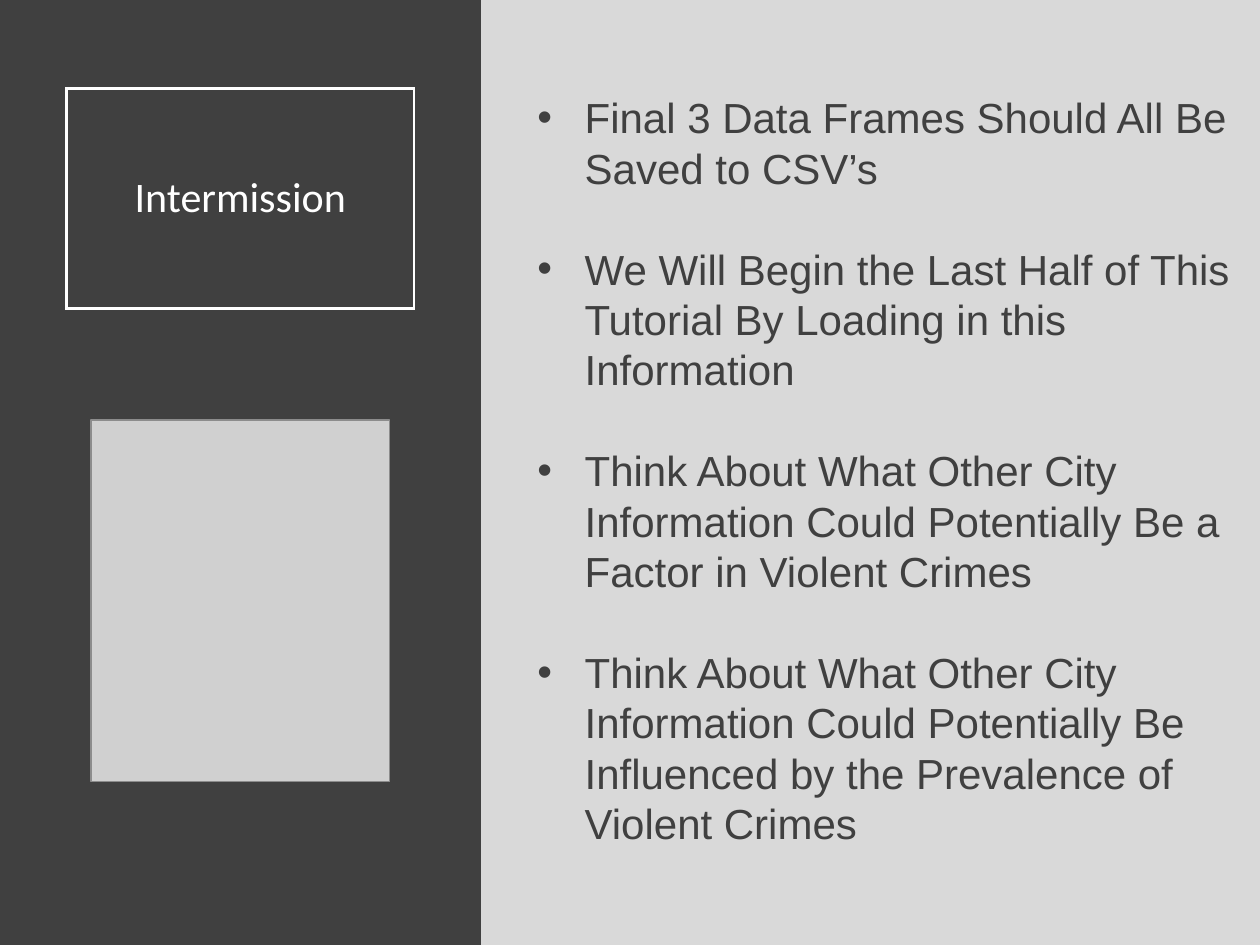
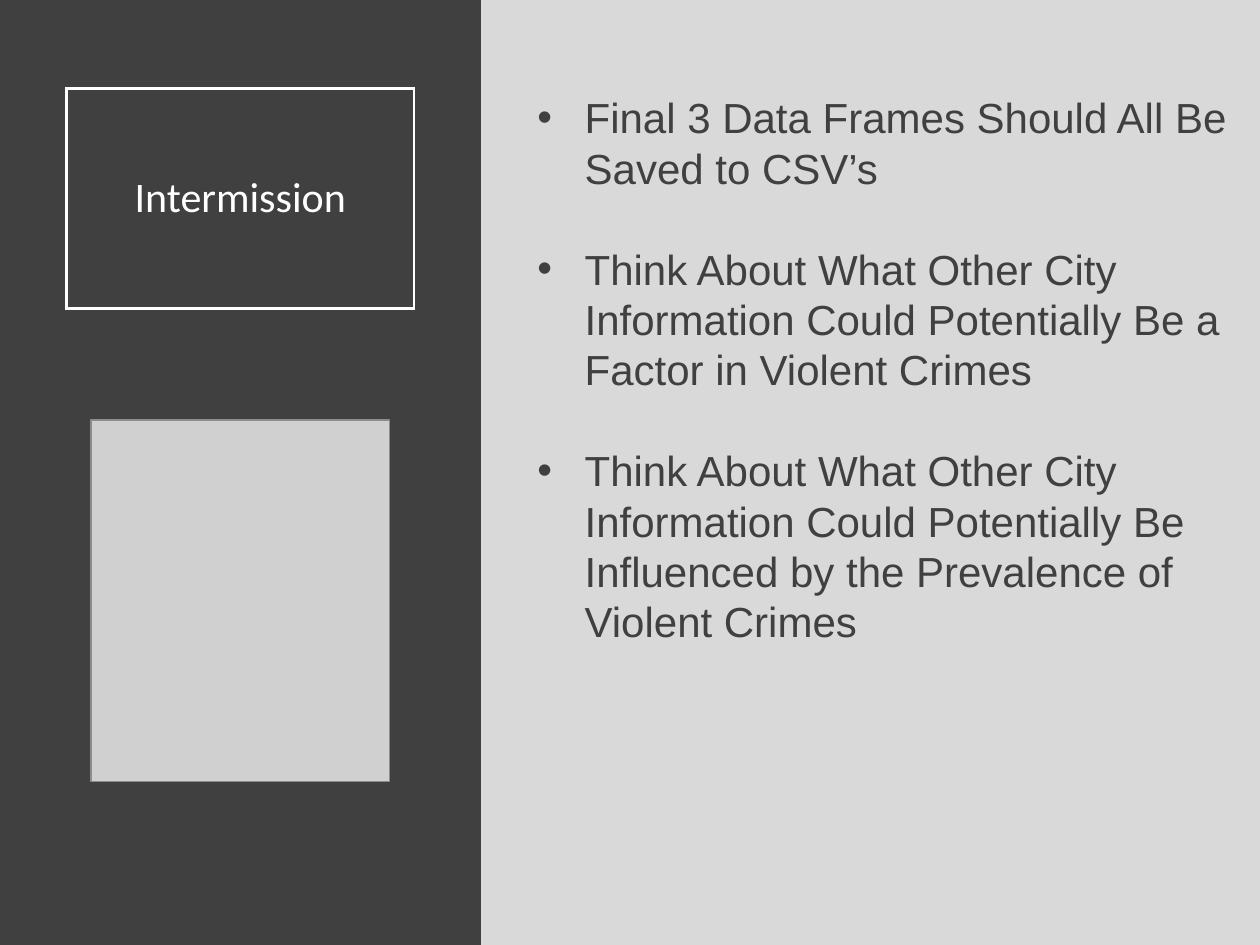
Before and after one commit to SuperMarioGiacomazzo/STOR320_WEBSITE, a slide deck: slide 17 of Lecture/Web Scraping 1/Web_Scraping_1_Lecture.pptx. Drawn at 1260x945 pixels with LibreOffice and Linux fonts; fonts in the diff are those of the drawing; grey boxes stand for pictures. Boxes give left, top, right and bottom in pixels: in the first picture for what was removed or moved away, otherwise in the second. Text is boxed around its words. In the diff, an @@ line names an element or a change of style, - is before the commit and + after.

```diff
--- a/Lecture/Web Scraping 1/Web_Scraping_1_Lecture.pptx
+++ b/Lecture/Web Scraping 1/Web_Scraping_1_Lecture.pptx
@@ text at bbox=[585, 254, 1229, 386]: paragraph removed @@
-• We Will Begin the Last Half of This Tutorial By Loading in this Information
```
Also in this commit, not shown: 4 other slides changed, 28 other files.
